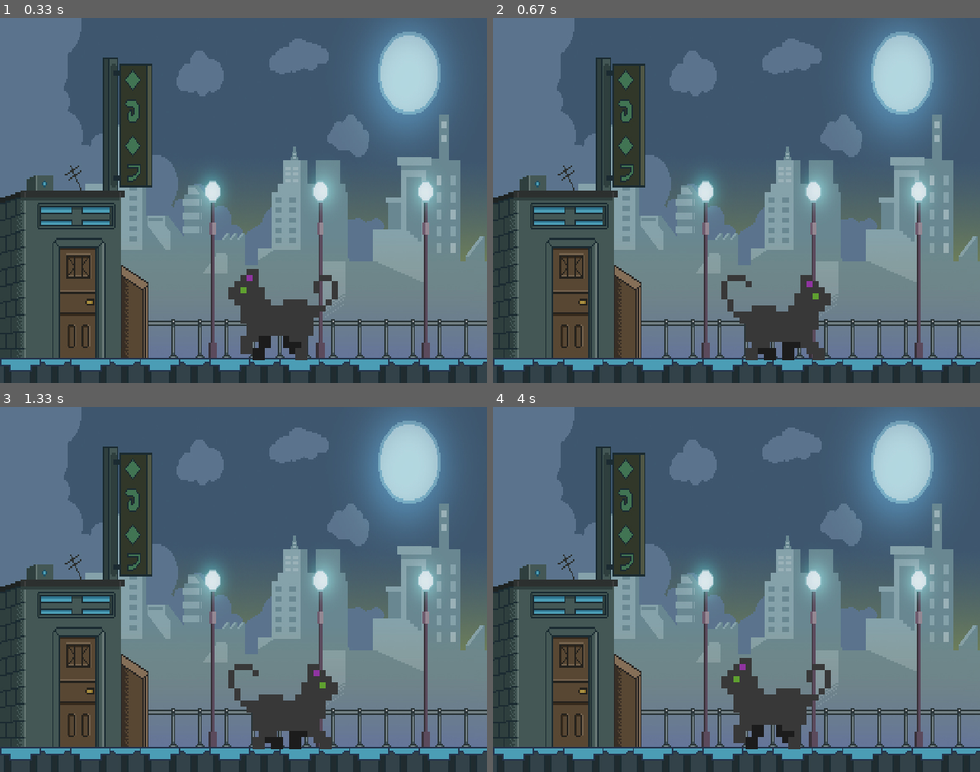
Above: before the commit, frames 1-4 (two rows, left to right).
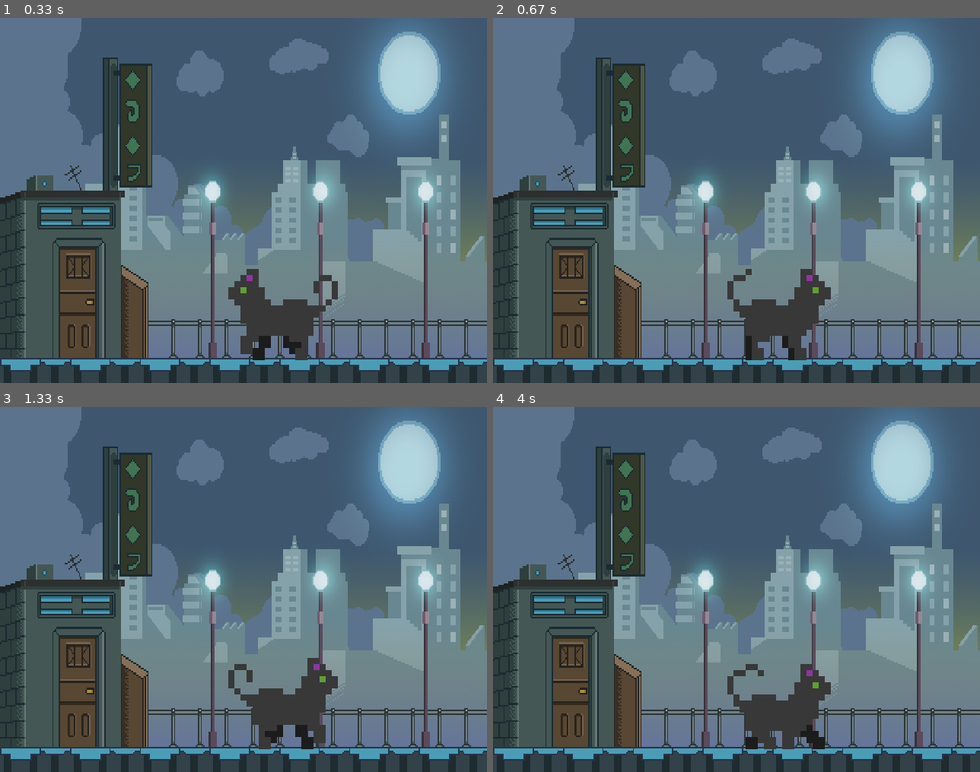
Above: after the commit, the same moments.

Repository: W1ndeck/Pygame
Game: pygame game, started from Testes e aprendizagem/usandosprites2.py
The game is run twice, just before and just after one commit, with the same random seed, the same clock (stepped at 60 frames per second) and the same inputs.
Inputs:
- Up to frame 1 (0.33 s): no input
- Up to frame 2 (0.67 s): hold D from 0.33 s (still down)
- Up to frame 3 (1.33 s): release D at 0.8 s; hold D 0.83-1.3 s
- Up to frame 4 (4 s): hold A 1.33-1.87 s; hold A 1.9-2.3 s; hold D 2.33-2.97 s; hold A 3-3.47 s; hold D 3.5-3.97 s

Frame 1 is identical in both runs. In frame 2, 1.4% of the frame differs, in the area x 46-70%, y 68-94%; in frame 3, 1.2%; in frame 4, 1.9%.

Commit message:
recebaaaa

Diff:
--- a/Testes e aprendizagem/usandosprites2.py
+++ b/Testes e aprendizagem/usandosprites2.py
@@ -26,7 +26,6 @@
         self.sprites.append(pygame.image.load("sprites/sprite_gatinho3.png"))
         self.sprites.append(pygame.image.load("sprites/sprite_gatinho4.png"))
         self.sprites.append(pygame.image.load("sprites/sprite_gatinho5.png"))
-
         self.sprites.append(pygame.image.load("sprites/gatinho_esquerda0.png"))
         self.sprites.append(pygame.image.load("sprites/gatinho_esquerda1.png"))
         self.sprites.append(pygame.image.load("sprites/gatinho_esquerda2.png"))
@@ -37,45 +36,42 @@
         self.atual = 0
         self.image = self.sprites[self.atual]
         # aumentando a escala das sprites
-
-        self.sprites2 = []
         self.image = pygame.transform.scale(self.image, (72*2, 60*2))
 
         # transformando num quadrado e dizendo onde quero a imagem
         self.rect = self.image.get_rect()
         self.rect.topleft = 300, 330
 
-        self.animar = False
         self.andadireita = False
         self.andaesquerda = False
 
+    def update(self):
 
+        if self.andaesquerda == True:
+            # self.atual = 0
+            self.atual += 0.15
+            if self.atual >= (len(self.sprites)/2):
+                self.atual = 0
+                self.andaesquerda = False
 
+        elif self.andadireita == True:
+            if self.atual < 6: #RECEBAAAAA ESSA GAMBIARRA NO SEU PEITÃO!!!!
+                self.atual += 6 - self.atual
+            self.atual += 0.15
+            if self.atual >= len(self.sprites):
+                self.atual = 6
+                self.andadireita = False
 
-
-    def update(self):
-        if self.animar == True:
-            if self.andaesquerda == True:
-                self.atual += 0.15
-                if self.atual >= (len(self.sprites)//2):
-                    self.atual = 0
-                    self.animar = False
-
-            elif self.andadireita == True:
-                self.atual = ((len(self.sprites))//2 ) + 1
-                self.atual += 0.15
-                if self.atual >= len(self.sprites):
-                    self.atual = ((len(self.sprites))//2 ) + 1
-                    self.animar = False
         self.image = self.sprites[int(self.atual)]
         self.image = pygame.transform.scale(self.image, (72*2, 60*2))
 
-    def andar(self, direção):
-        if direção == 0:
-            self.andadireita = True
-        elif direção == 1:
-            self.andaesquerda = True
-        self.animar = True
+    def andardireita(self):
+        self.andadireita = True
+        self.andaesquerda = False
+
+    def andaresquerda(self):
+        self.andaesquerda = True
+        self.andadireita = False
 
 
 todas_as_sprites = pygame.sprite.Group()
@@ -83,7 +79,9 @@
 todas_as_sprites.add(gato)
 
 imagem_fundo = pygame.image.load("sprites/cidade_fundo.jpg").convert()
-imagem_fundo = pygame.transform.scale(imagem_fundo, (largura_janela, altura_janela)) #convertendo a escala pra se adequar a minha tela
+# convertendo a escala pra se adequar a minha tela
+imagem_fundo = pygame.transform.scale(
+    imagem_fundo, (largura_janela, altura_janela))
 
 
 while True:
@@ -97,14 +95,12 @@
             pygame.quit()
             exit()
 
-        if event.type == KEYDOWN:
-            if event.key == K_d:
-                gato.andar(0)
-            elif event.key == K_a:
-                gato.andar(1)
+        if pygame.key.get_pressed()[K_d]:
+            gato.andardireita()
+        if pygame.key.get_pressed()[K_a]:
+            gato.andaresquerda()
 
-
-    tela_jogo.blit(imagem_fundo, (0,0))
+    tela_jogo.blit(imagem_fundo, (0, 0))
     todas_as_sprites.draw(tela_jogo)
     todas_as_sprites.update()
     pygame.display.flip()
